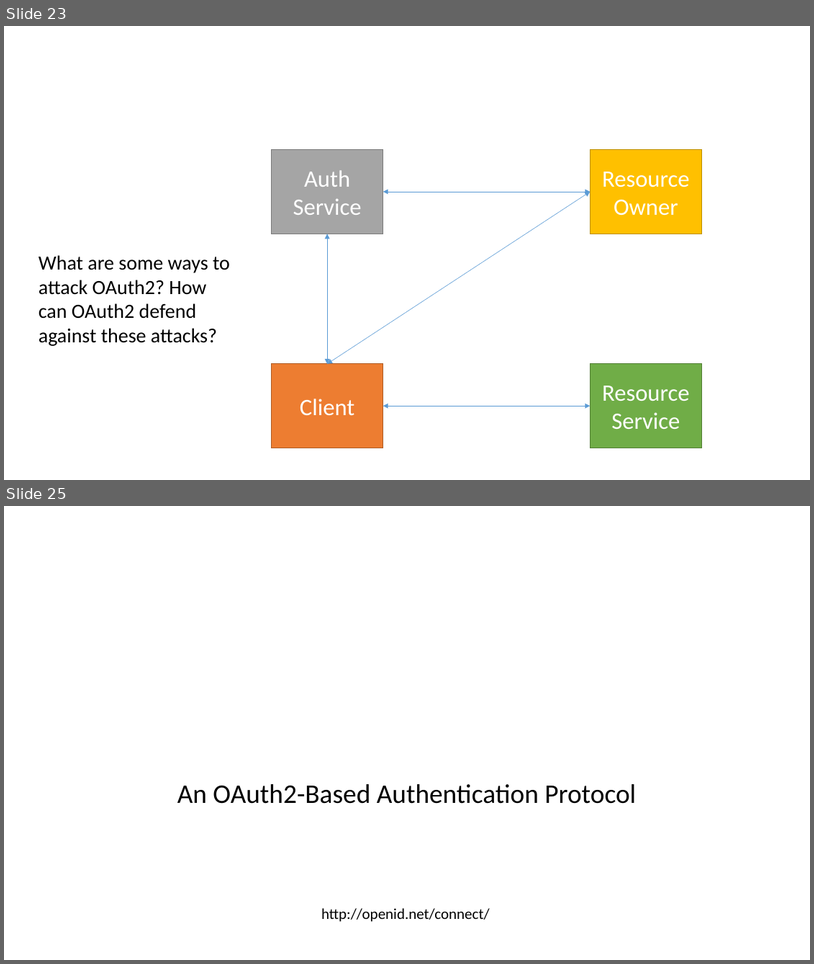
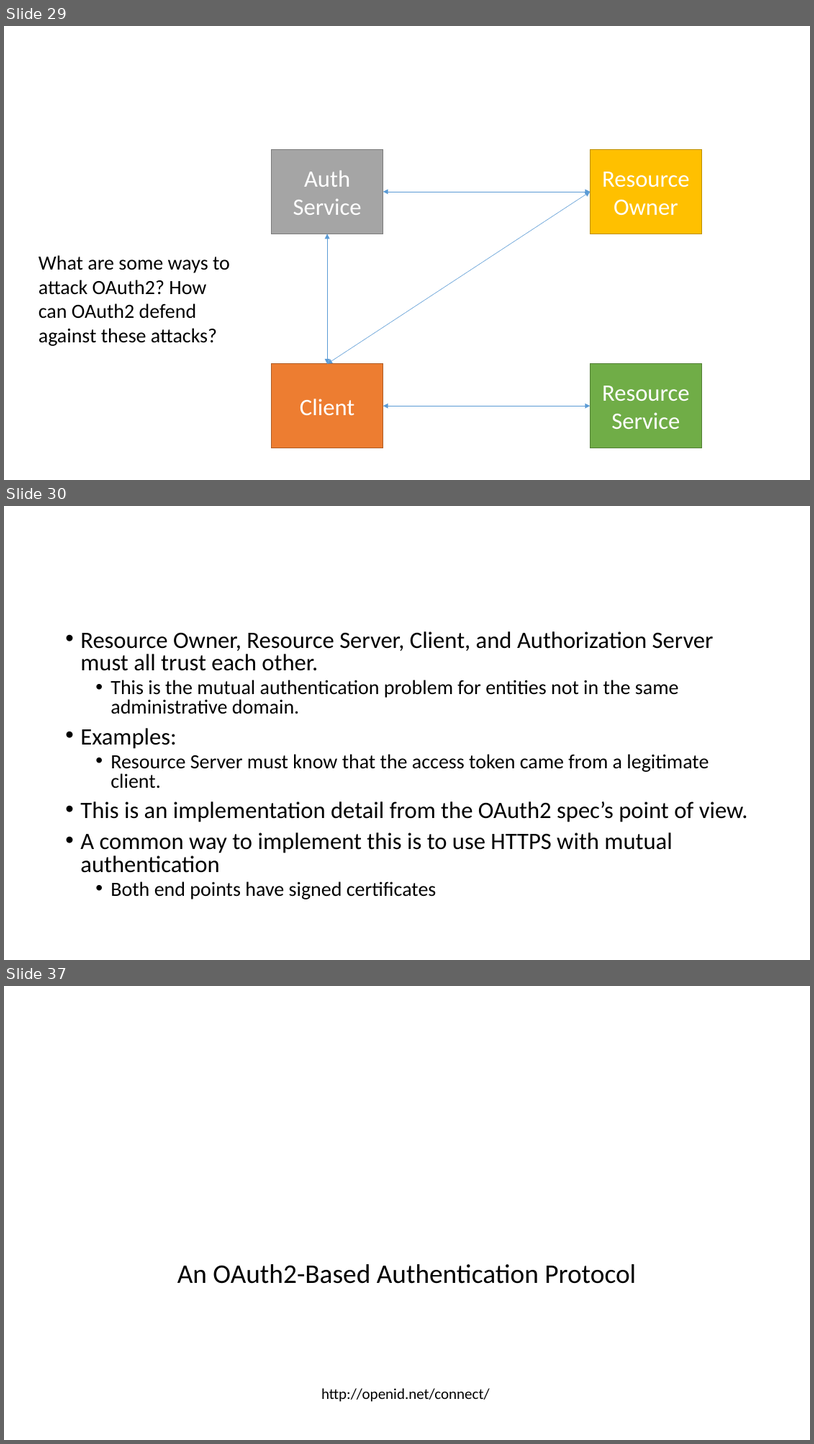
Before and after one commit to airavata-courses/airavata-courses.github.io, a slide deck: fall2017/slides/Fall2017-OAuth2-OIDC.pptx. Shown one above the other, each under a label of ours: slides 23 and 25 before the commit, slides 29, 30 and 37 after it; the slides between them are not shown. The pictures are 814x964 and 814x1444 pixels, drawn with LibreOffice and Linux fonts; fonts in the diff are those of the drawing. Boxes give left, top, right and bottom in pixels: in the first picture for what was removed or moved away, otherwise in the second. Text is boxed around its words. In the diff, an @@ line names an element or a change of style, - is before the commit and + after.

Commit message:
OAuth2 lecture slides

```diff
--- a/fall2017/slides/Fall2017-OAuth2-OIDC.pptx
+++ b/fall2017/slides/Fall2017-OAuth2-OIDC.pptx
@@ slide 30 added at bbox=[4, 506, 810, 960], background #FFFFFF @@
@@ title added at bbox=[59, 530, 756, 618], fill #4472C4, outline #325491 1 pt @@
@@ text added at bbox=[59, 627, 756, 939], fill #FFFFFF, outline #4472C4 1 pt, 28 pt, text #000000 @@
+• Resource Owner, Resource Server, Client, and Authorization Server must all trust each other.
+  • This is the mutual authentication problem for entities not in the same administrative domain.
+• Examples:
+  • Resource Server must know that the access token came from a legitimate client.
+• This is an implementation detail from the OAuth2 spec’s point of view.
+• A common way to implement this is to use HTTPS with mutual authentication
+  • Both end points have signed certificates
@@ what was slide 23 is now slide 29 @@
@@ what was slide 25 is now slide 37 @@
```
Also in this commit, not shown: 16 slides changed, 14 other slides added, 1 slide removed, 2 other files.
